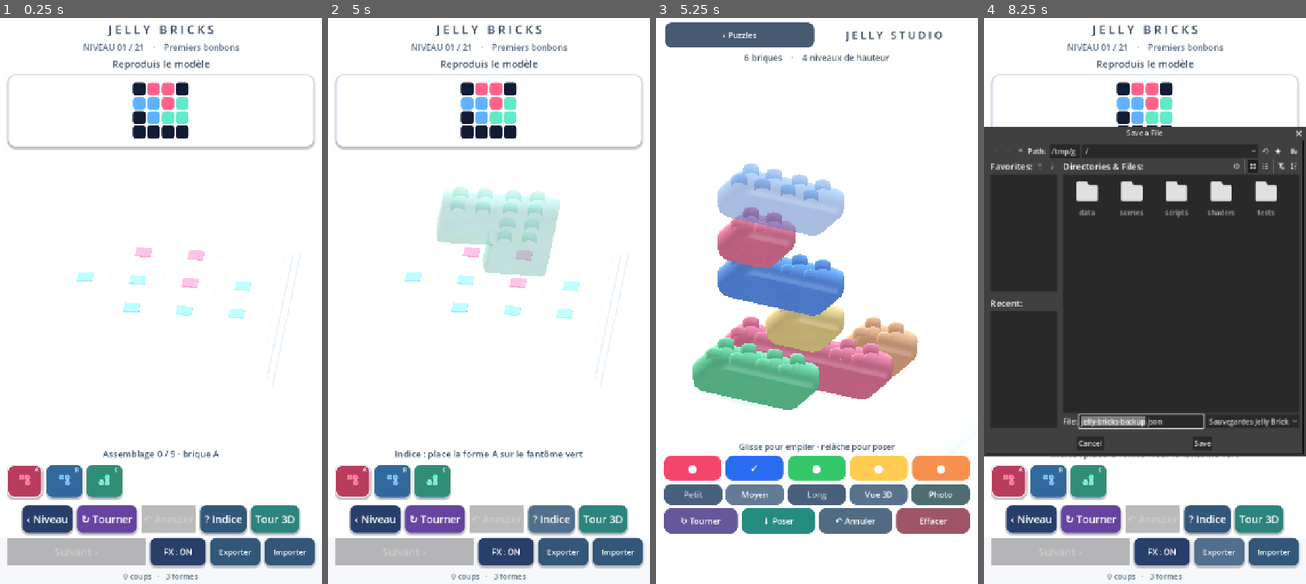
Above: before the commit, frames 1-4 (left to right).
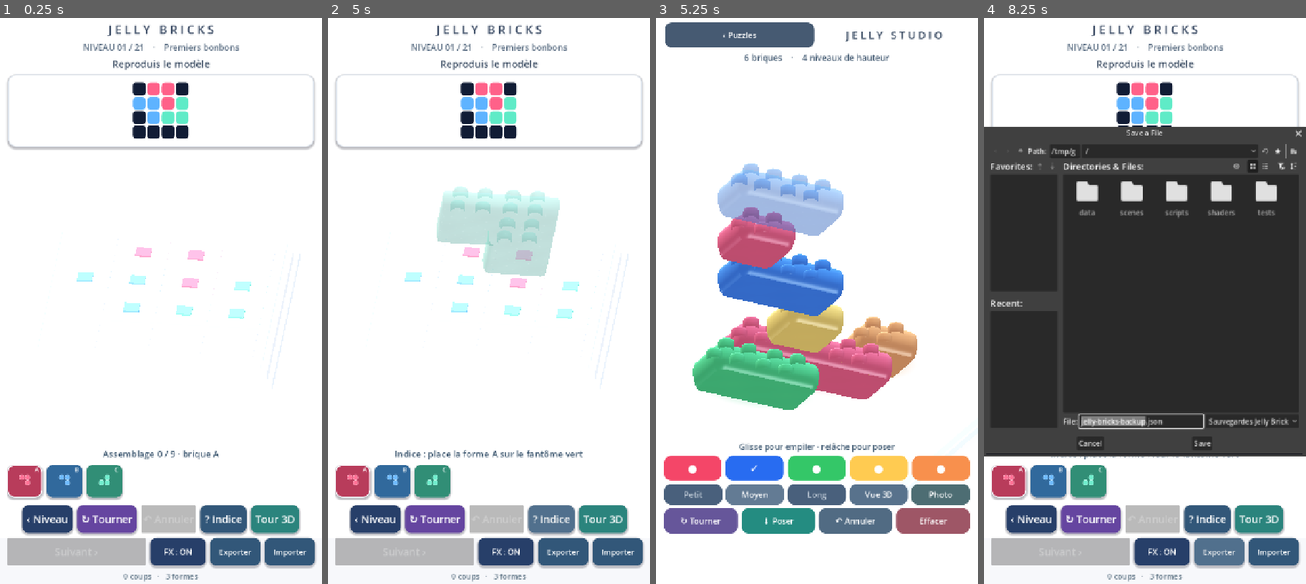
Above: after the commit, the same moments.

Repository: dbrckk/Jelly-bricks
Game: Godot game, scene res://scenes/main.tscn
Same seed, same stepped clock (60 frames per second), same inputs: the game is played once before the commit and once after it.
Inputs (mouse positions are in pixels of both pictures, inside the frame that each line leads up to):
- Up to frame 1 (0.25 s): no input
- Up to frame 2 (5 s): click (353, 482) at 0.52 s; click (392, 482) at 1.27 s; click (431, 482) at 2.02 s; click "‹ Niveau" at 2.75 s; click "↻ Tourner" at 3.5 s; click "? Indice" at 4.25 s
- Up to frame 3 (5.25 s): click "Tour 3D" at 5 s
- Up to frame 4 (8.25 s): click "‹ Puzzles" at 5.75 s; click "FX : ON" at 6.5 s; click "FX : OFF" at 7.25 s; click "Exporter" at 8 s

Frames 1-2 are identical in both runs. In frame 3, 3.4% of the frame differs, in the area x 11-82%, y 27-70%; in frame 4, 0.4%.

Commit message:
render(native): vivid glossy Jelly pigment and reference-shaped molded bricks
* render(native): restore high-chroma molded candy and accurate sharp softbox lobes in studio only

* render(native): enable high-chroma candy gloss on studio solids with restrained placement ghost

* test(native): enforce saturated studio material while protecting translucent drag ghost

* build(android): bump Jelly Bricks photorealistic candy material to 0.9.28

* docs(native): explain high-chroma polished candy finish and Android shader budget

* render(native): reshape Jelly Studio bricks from inflated capsules into crisp soft-bevel molded blocks

* test(native): enforce crisp soft bevel and precise 3D extents across 6 molded brick variants

* docs(native): record reference-matched block contours and physical mesh regression checks

Diff:
--- a/native-godot/scripts/gel_mesh.gd
+++ b/native-godot/scripts/gel_mesh.gd
@@ -190,7 +190,10 @@
 ## puzzle polyominoes. A rounded rectangle replaces square per-cell tops:
 ## real convex 3D corner fillets continue through every bevel ring.
 ## Single indexed mesh, shared by every matching orientation/length.
-const STUDIO_CORNER_RADIUS := 0.175
+# The reference has softly beveled building bricks, not ballooned soap
+# capsules. Keep the puzzles' independent ring profile entirely unchanged.
+const STUDIO_CORNER_RADIUS := 0.130
+const STUDIO_RING_OFFSETS := [0.0, 0.025, 0.055, 0.080, 0.076, 0.044, 0.0]
 const STUDIO_CORNER_STEPS := 7
 
 static func build_studio(cell_count: int, turns: int) -> ArrayMesh:
@@ -209,7 +212,9 @@
     for band in range(RING_HEIGHTS.size()):
         var ring: Array[Vector3] = []
         var ring_normals: Array[Vector3] = []
-        var r: float = radius + RING_OFFSETS[band]
+        # Shallower studio bulge: broad flat faces and round but crisp
+        # bevels match soft toy bricks rather than inflated capsules.
+        var r: float = radius + STUDIO_RING_OFFSETS[band]
         var vertical: float = RING_VERTICALS[band]
         var horizontal: float = sqrt(maxf(0.0, 1.0 - vertical * vertical))
         for corner in range(4):
--- a/native-godot/scripts/stack_mode.gd
+++ b/native-godot/scripts/stack_mode.gd
@@ -561,6 +561,9 @@
     material.set_shader_parameter("sheen", .18 if translucent else .51)
     material.set_shader_parameter("studio_glass", 1.0)
     material.set_shader_parameter("studio_pigment", .72 if translucent else .88)
+    # Fully pigmented polished candy: visible only in the 3D studio.
+    # Keep ghost less opaque and less glossy for precise mobile placement.
+    material.set_shader_parameter("studio_finish", .46 if translucent else .94)
     # Regular gameplay uses conservative optics; the Gallery enhances
     # absorption without extra geometry or texture lookups.
     material.set_shader_parameter("optical_depth", .18 if translucent else .54)
--- a/native-godot/shaders/jelly.gdshader
+++ b/native-godot/shaders/jelly.gdshader
@@ -14,6 +14,7 @@
 uniform float gel_spring : hint_range(0.0, 1.0) = 0.0;
 uniform float studio_pigment : hint_range(0.0, 1.0) = 0.0;
 uniform float optical_depth : hint_range(0.0, 1.0) = 0.0;
+uniform float studio_finish : hint_range(0.0, 1.0) = 0.0;
 varying vec3 jelly_local;
 
 void vertex() {
@@ -64,8 +65,12 @@
     vec3 base = candy_tint.rgb *
         (0.84 + height_grad * .11 + dense * .032) * side_absorption;
     base = mix(base, vec3(1.0, .99, 1.0), fresnel * .18);
-    base += bubble * detail * .065;
-    base += softbox * detail * .21 * (0.5 + top_light * .5);
+    // The former high-frequency white bubble print looked like dust on
+    // solid-color candy. Preserve it for the puzzle; the photo studio
+    // gets clean, injection-molded glossy skin instead.
+    base += bubble * detail * .065 * (1.0 - studio_finish);
+    base += softbox * detail * .21 * (0.5 + top_light * .5) *
+        (1.0 - studio_finish * .65);
     // A slow, thin studio-light reflection travels across the sculpted
     // candy surface. Uses local coordinates and TIME; no textures, extra
     // lights, screen sampling or per-frame script updates on Android.
@@ -169,6 +174,31 @@
         jelly_color += candy_tint.rgb *
             lower_edge * (1.0 - top_light) * studio_glass * .038;
     }
+    // Art-directed candy finish, isolated from the 21 puzzle shapes.
+    // The earlier studio shader accumulated five white light lobes and
+    // then white clearcoat, washing saturated red/blue/green into pastel.
+    // Restore a pigmented gel core, concentrating white into sharp
+    // photographic highlights instead of coating every visible face.
+    if (studio_finish > .001 && studio_glass > .001) {
+        float top_face = smoothstep(.08, .90, n.y);
+        float polish = studio_finish * studio_glass;
+        vec3 molded_pigment = candy_tint.rgb *
+            mix(.64, .88, top_face);
+        jelly_color = mix(jelly_color, molded_pigment,
+            polish * .73 * (1.0 - fresnel * .28));
+        // Two smooth environment-like softbox reflections calculated from
+        // view and normal: no texture, extra scene light, or screen access.
+        vec3 reflected_eye = reflect(-eye, n);
+        float key_spec = pow(max(dot(reflected_eye,
+            normalize(vec3(-.42, .75, .52))), 0.0), 13.0);
+        float crisp_spec = pow(max(dot(reflected_eye,
+            normalize(vec3(.57, .64, -.47))), 0.0), 36.0);
+        jelly_color += vec3(1.0, .995, .98) *
+            polish * (key_spec * .22 + crisp_spec * .15);
+        // Colored thickness remains at the silhouette, where polished
+        // gelatin looks visibly denser than a uniformly shaded plastic.
+        jelly_color += candy_tint.rgb * polish * fresnel * .032;
+    }
     ALBEDO = jelly_color;
     METALLIC = .015;
     ROUGHNESS = mix(mix(.25, .115, detail), .085, studio_glass * .56);
--- a/native-godot/tests/validate.gd
+++ b/native-godot/tests/validate.gd
@@ -67,8 +67,8 @@
             var depth_expected: float = float(
                 1 if molded_turn == 0 else molded_length)
             var bound: AABB = molded.get_aabb()
-            if absf(bound.size.x - (width_expected + .218)) > .02 \
-                    or absf(bound.size.z - (depth_expected + .218)) > .02 \
+            if absf(bound.size.x - (width_expected + .160)) > .02 \
+                    or absf(bound.size.z - (depth_expected + .160)) > .02 \
                     or absf(bound.size.y - (GEL_MESH.TOP + .038 - GEL_MESH.BASE)) > .02:
                 push_error("Soft rounded silhouette has incorrect molded dimensions")
                 quit(1)
@@ -94,7 +94,12 @@
                 push_error("Studio surface has square corners or disconnected crown")
                 quit(1)
                 return
-    print("TEST: all studio Jelly bars have one rounded 3D molded continuous body")
+    if GEL_MESH.STUDIO_CORNER_RADIUS > .15 \
+            or GEL_MESH.STUDIO_RING_OFFSETS.max() > .085:
+        push_error("Studio Jelly body reverted to pill-shaped inflated sides")
+        quit(1)
+        return
+    print("TEST: all studio Jelly bars have one crisp soft-bevel molded body")
 
     if studio.brick_nodes.size() != studio.bricks.size() \
             or studio.contact_material == null:
@@ -133,6 +138,10 @@
         if float(glass_material.get_shader_parameter("studio_pigment")) < .85 \
                 or float(glass_material.get_shader_parameter("gel_opacity")) < .98:
             push_error("Candy body still appears washed out against the white studio")
+            quit(1)
+            return
+        if float(glass_material.get_shader_parameter("studio_finish")) < .9:
+            push_error("Studio candy is missing its high-pigment photographic finish")
             quit(1)
             return
         if absf(float(glass_material.get_shader_parameter("optical_depth")) - .54) > .001:
@@ -443,6 +452,10 @@
     if float(ghost_optics.get_shader_parameter("studio_pigment")) > .79 \
             or float(ghost_optics.get_shader_parameter("gel_opacity")) > .5:
         push_error("Studio ghost is no longer distinguishable from solid jelly")
+        quit(1)
+        return
+    if float(ghost_optics.get_shader_parameter("studio_finish")) > .55:
+        push_error("Placement ghost wrongly shares the fully opaque candy finish")
         quit(1)
         return
     if float(ghost_optics.get_shader_parameter("optical_depth")) > .20:
Not shown, changed: native-godot/export_presets.cfg
Not shown, changed: native-godot/README.md
